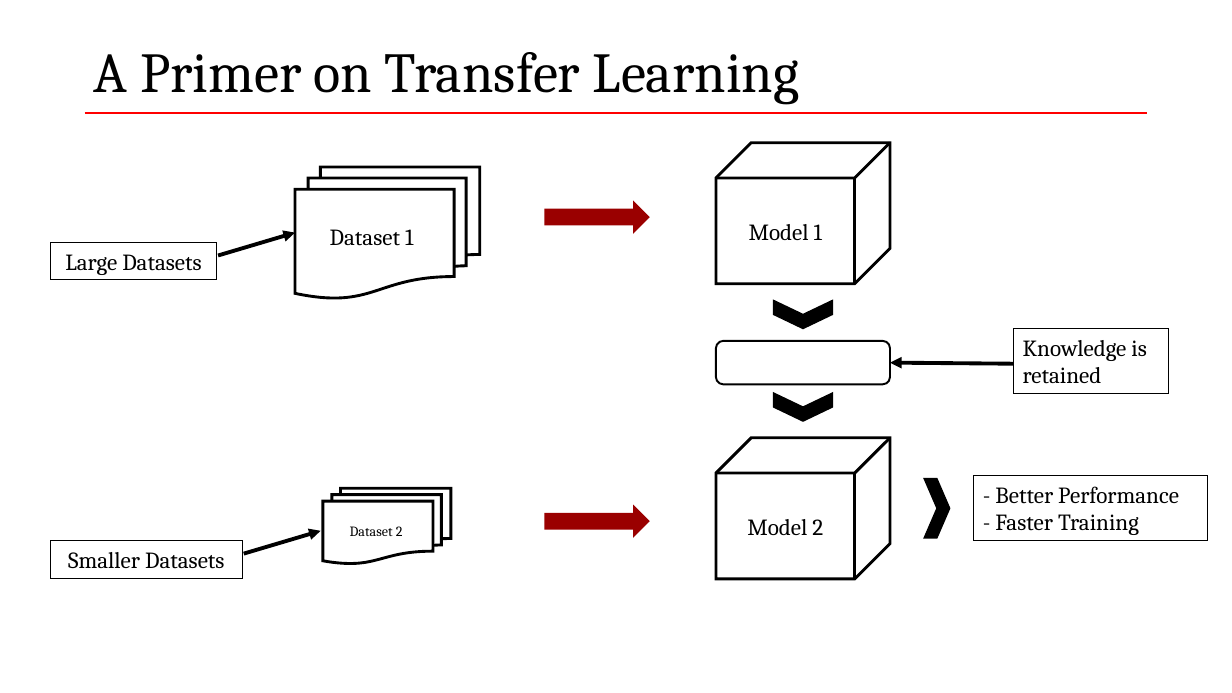
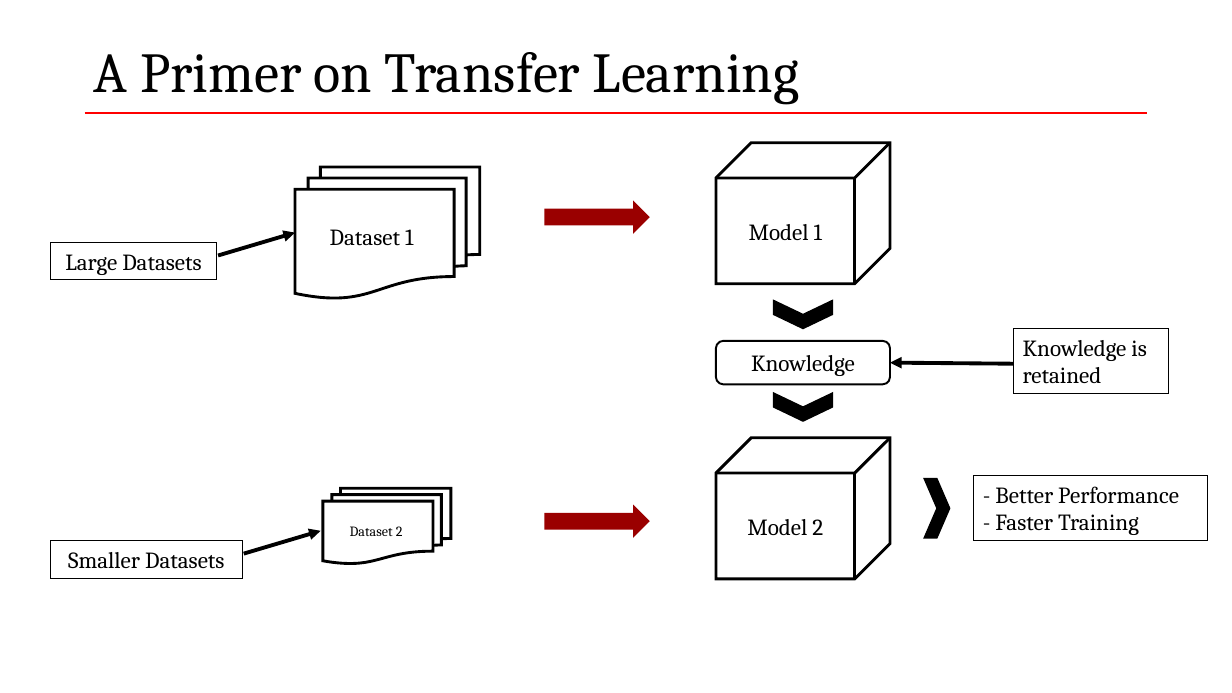
Before and after one commit to WissamAntoun/pydata_khobar_meetup, a slide deck: slide 4 of AraBERT-Pydata.pptx (slide 3 before the commit). Drawn at 1232x693 pixels with LibreOffice and Linux fonts; fonts in the diff are those of the drawing; background and template pictures are left out. Boxes give left, top, right and bottom in pixels: in the first picture for what was removed or moved away, otherwise in the second. Text is boxed around its words. In the diff, an @@ line names an element or a change of style, - is before the commit and + after.

```diff
--- a/AraBERT-Pydata.pptx
+++ b/AraBERT-Pydata.pptx
@@ rounded rectangle "Knowledge" at [716, 341, 890, 384]: text colour #FFFFFF to #000000 @@
```
Also in this commit, not shown: 1 other slide changed, 1 slide added, 2 other files.
